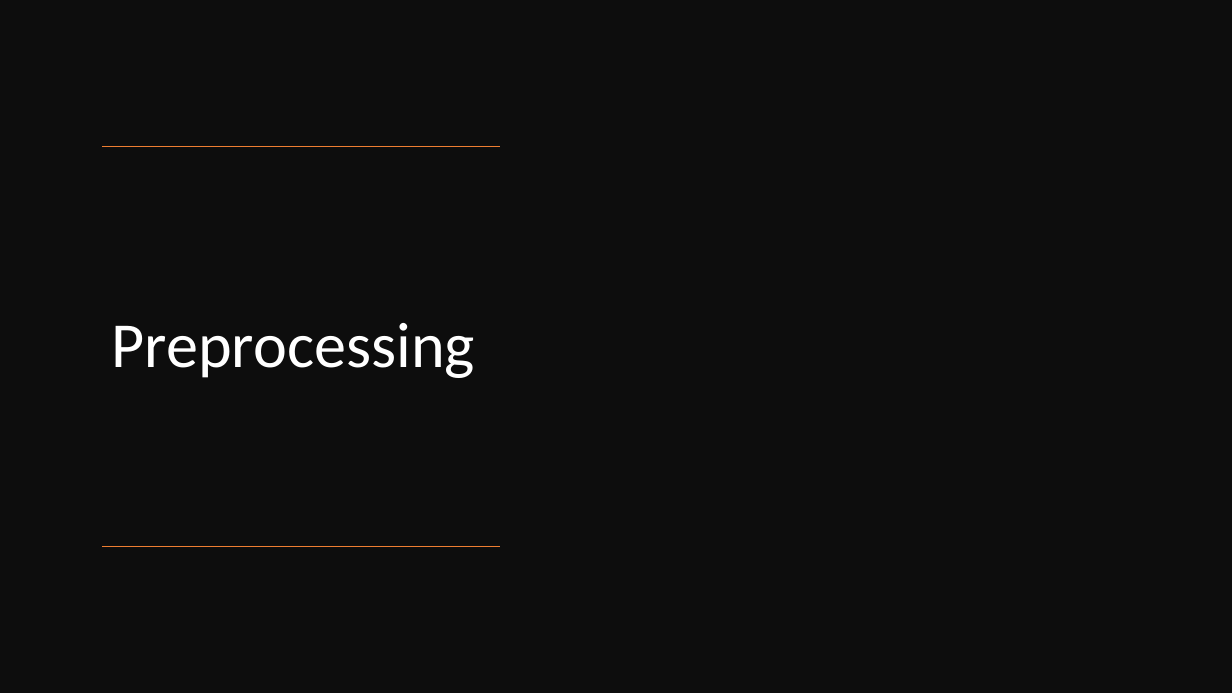
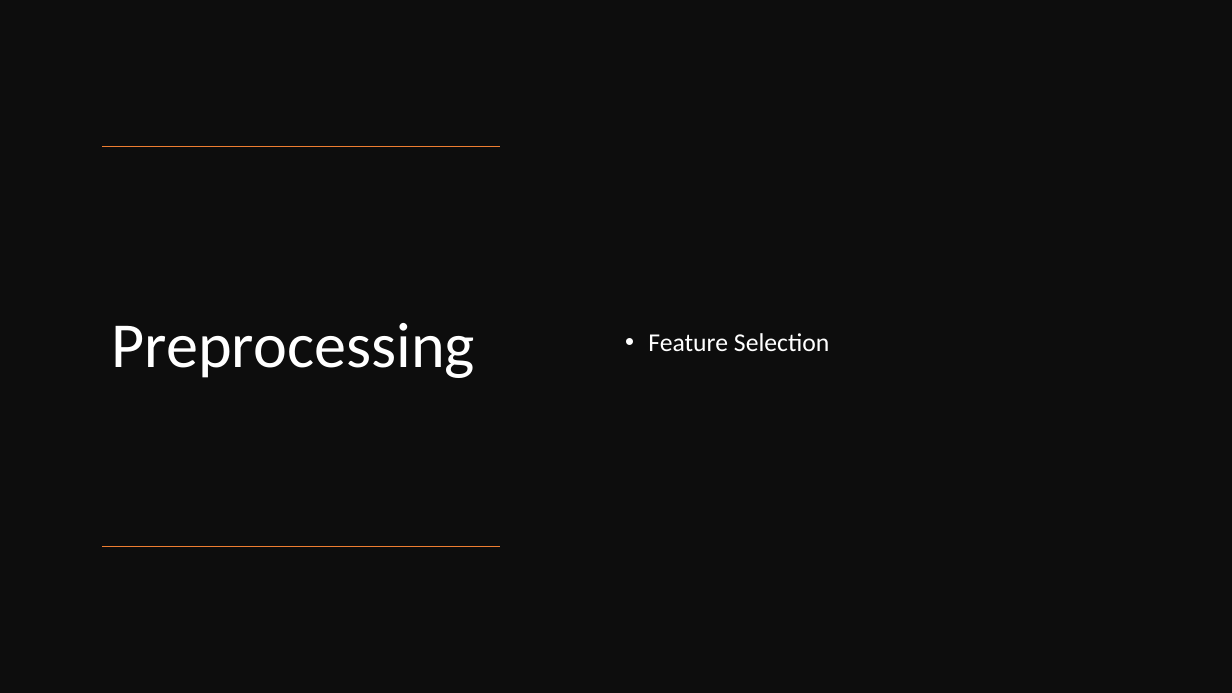
Before and after one commit to gregglegarda/Data-Analysis-and-Visualization-Tool, a slide deck: slide 3 of Final-Group-Presentation/Sample Final Group Presentation(Sve it as PDF).pptx. Drawn at 1232x693 pixels with LibreOffice and Linux fonts; fonts in the diff are those of the drawing. Boxes give left, top, right and bottom in pixels: in the first picture for what was removed or moved away, otherwise in the second. Text is boxed around its words. In the diff, an @@ line names an element or a change of style, - is before the commit and + after.

```diff
--- a/Final-Group-Presentation/Sample Final Group Presentation(Sve it as PDF).pptx
+++ b/Final-Group-Presentation/Sample Final Group Presentation(Sve it as PDF).pptx
@@ text added at box(648, 333, 829, 351), 20 pt, text #FFFFFF @@
+• Feature Selection
```
Also in this commit, not shown: 1 other slide changed, 1 other file.
